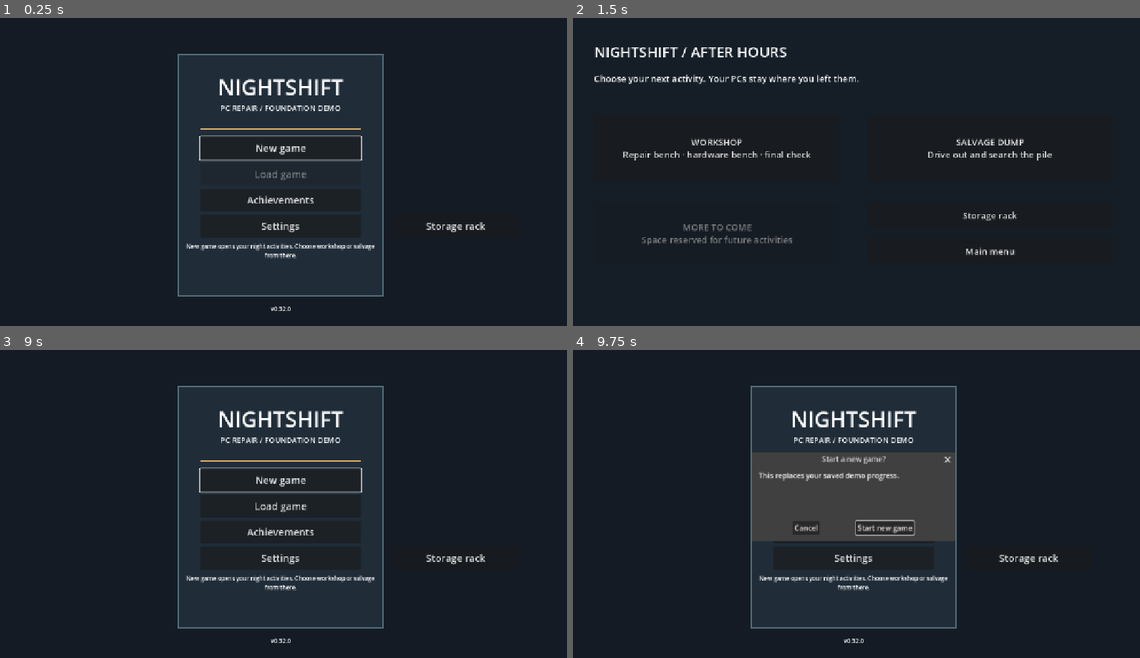
Above: before the commit, frames 1-4 (two rows, left to right).
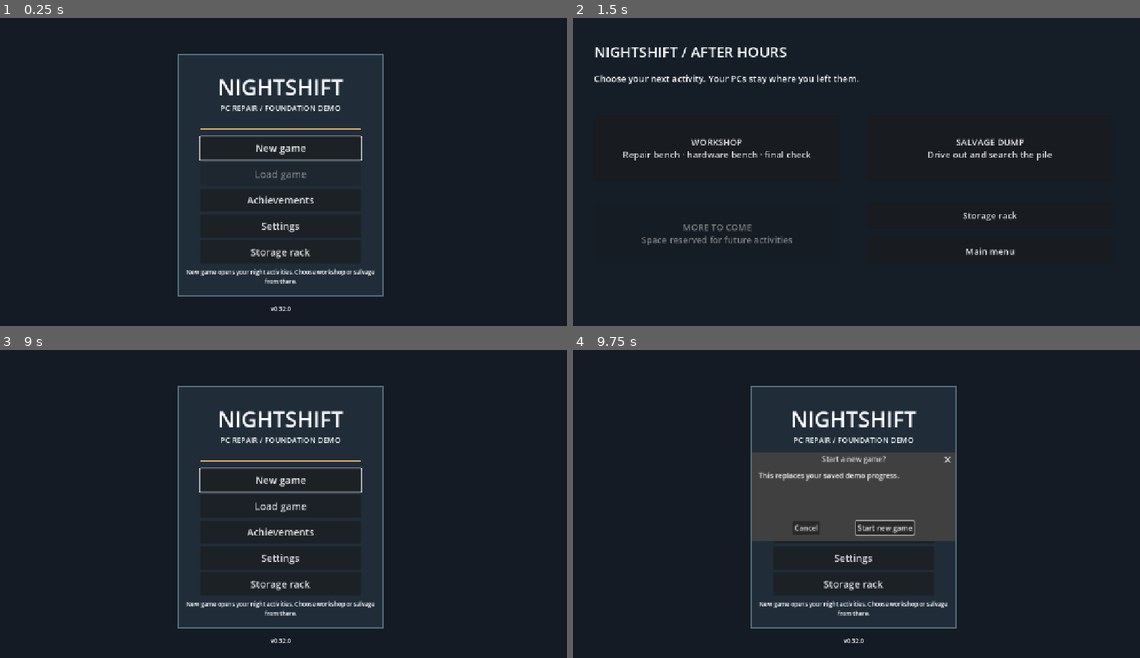
Above: after the commit, the same moments.

Repository: 123rearearcode/nighshift_real
Game: Godot game, scene res://scenes/start.tscn
The game is run twice, just before and just after one commit, with the same random seed, the same clock (stepped at 60 frames per second) and the same inputs.
Inputs:
- Up to frame 1 (0.25 s): no input
- Up to frame 2 (1.5 s): click "Storage rack" at 0.5 s; click "Activities" at 1.25 s
- Up to frame 3 (9 s): click "Storage rack" at 2 s; click "1 · Steel rack" at 2.75 s; click "+ Add furniture" at 3.5 s; click "Remove empty unit" at 4.25 s; click "Arrange shelves" at 5 s; click "Refresh contents" at 5.75 s; click "‹" at 6.5 s; click "›" at 7.25 s; click "Activities" at 8 s; click "Main menu" at 8.75 s
- Up to frame 4 (9.75 s): click "New game" at 9.5 s

The runs differ from the first frame. In frame 1, 1.2% of the frame differs, in the area x 32-86%, y 66-87%; in frame 2, nothing differs; in frame 3, 1.2%; in frame 4, 1.2%.
Error in both runs: Attempted to free a locked object (calling or emitting). (res://scripts/storage/storage_view.gd:92)

Commit message:
0.32.0: Storage rack button inside the menu card; order-agnostic part-line test
Co-Authored-By: Claude Sonnet 5.5 <noreply@anthropic.com>
Claude-Session: https://claude.ai/code/session_01RRHyDEgCNWig31UsohEBJ7

Diff:
--- a/scripts/view/start_view.gd
+++ b/scripts/view/start_view.gd
@@ -21,10 +21,8 @@
     load_button.tooltip_text = "Resume your saved demo." if not load_button.disabled else "No readable save yet. Start a new game."
     _button("Achievements", 400, _on_achievements)
     _button("Settings", 458, _on_settings)
-    var storage: Button = _button("Storage rack", 458, _on_storage)
-    storage.position.x = 892
-    storage.size.x = 280
-    status_label = _label("New game opens your night activities. Choose workshop or salvage from there.", Vector2(424, 520), Vector2(432, 56), 13)
+    _button("Storage rack", 516, _on_storage)
+    status_label = _label("New game opens your night activities. Choose workshop or salvage from there.", Vector2(424, 578), Vector2(432, 56), 13)
     _label("v%s" % GameState.game_version(), Vector2(440, 660), Vector2(400, 24), 13)
     replace_dialog = ConfirmationDialog.new()
     replace_dialog.title = "Start a new game?"
--- a/tools/test_regressions.gd
+++ b/tools/test_regressions.gd
@@ -1821,7 +1821,7 @@
         "a broken part says BROKEN and names the repair path (pure rule, no autoload)")
     job["removed_parts"] = ["cooler"]
     var lines: Array = PartStates.problem_lines(job)
-    check(lines.size() == 2 and str(lines[0]).begins_with("GPU: BROKEN") and str(lines[1]).begins_with("COOLER: MISSING"),
+    check(lines.size() == 2 and "\n".join(lines).contains("GPU: BROKEN") and "\n".join(lines).contains("COOLER: MISSING"),
         "problem lines list each part once, in the shared order")
     check(PartStates.summary(job).contains("GPU BROKEN") and PartStates.summary(job).contains("COOLER MISSING"),
         "the one-line ticket summary carries both states")
